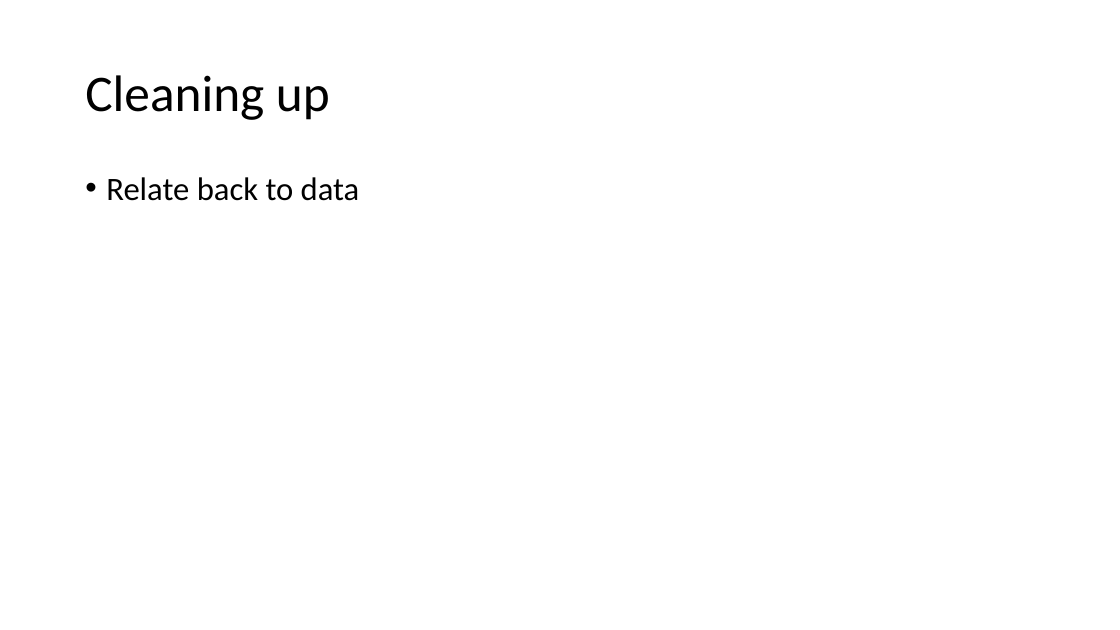
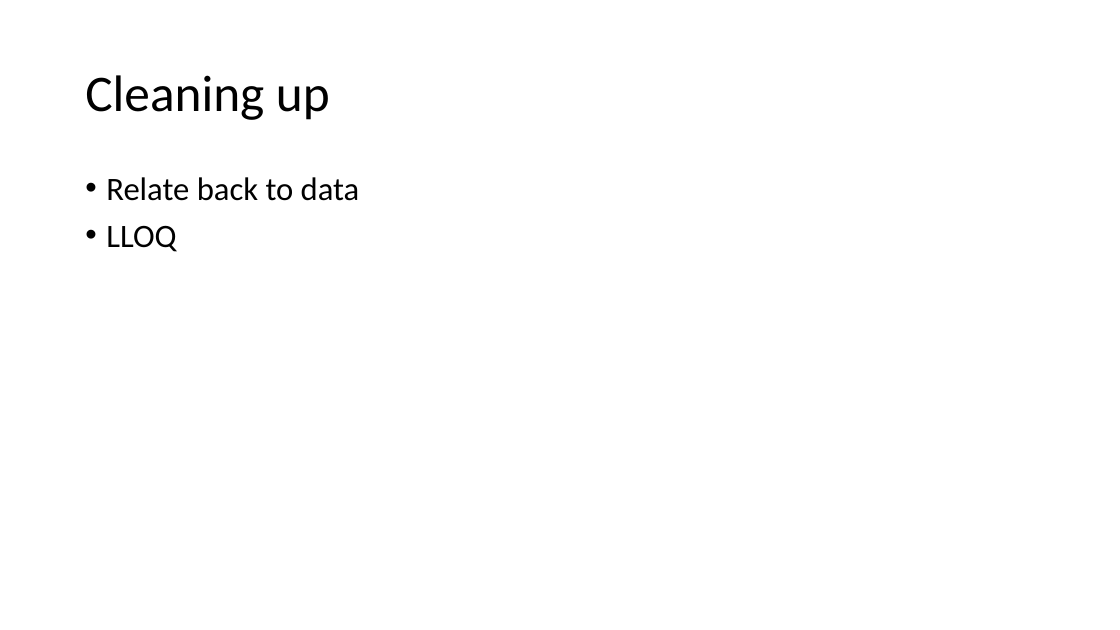
Before and after one commit to SamJ-28/PKPD, a slide deck: slide 5 of Presentation.pptx. Drawn at 1120x630 pixels with LibreOffice and Linux fonts; fonts in the diff are those of the drawing. Boxes give left, top, right and bottom in pixels: in the first picture for what was removed or moved away, otherwise in the second. Text is boxed around its words. In the diff, an @@ line names an element or a change of style, - is before the commit and + after.

```diff
--- a/Presentation.pptx
+++ b/Presentation.pptx
@@ text at (106, 225, 176, 252): paragraph added @@
+• LLOQ
```
Also in this commit, not shown: 1 other slide changed, 1 slide added, 1 slide removed, 3 other files.
